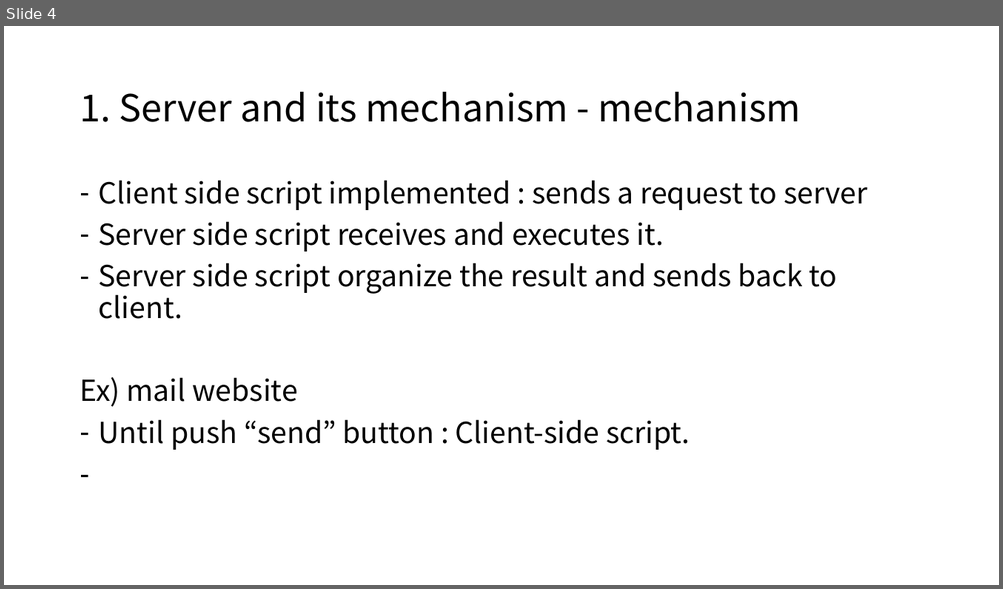
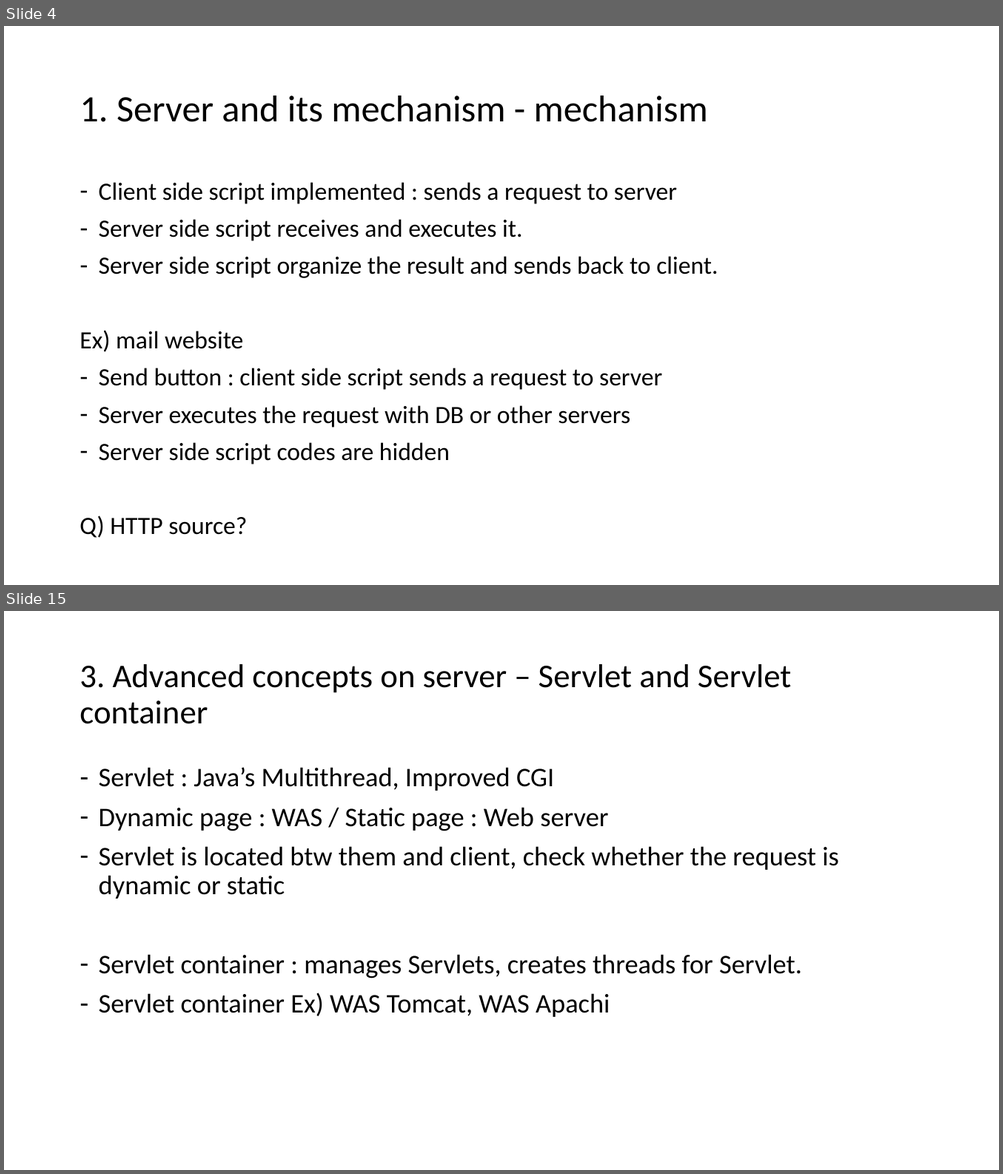
Before and after one commit to GanziDaeyong/self.seminar, a slide deck: SelfSeminar_2_ServerAndServerLanguage.pptx. Shown one above the other, each under a label of ours: slide 4 before the commit, slides 4 and 15 after it; the slides between them are not shown. The pictures are 1003x589 and 1003x1174 pixels, drawn with LibreOffice and Linux fonts; fonts in the diff are those of the drawing. Boxes give left, top, right and bottom in pixels: in the first picture for what was removed or moved away, otherwise in the second. Text is boxed around its words. In the diff, an @@ line names an element or a change of style, - is before the commit and + after.

```diff
--- a/SelfSeminar_2_ServerAndServerLanguage.pptx
+++ b/SelfSeminar_2_ServerAndServerLanguage.pptx
@@ slide 15 added at (4, 611, 999, 1170), background #FFFFFF @@
@@ title added at (79, 664, 791, 724), 32 pt, text #000000 @@
+3. Advanced concepts on server – Servlet and Servlet container
@@ text added at (99, 767, 839, 1017), 26 pt, text #000000 @@
+– Servlet : Java’s Multithread, Improved CGI
+– Dynamic page : WAS / Static page : Web server
+– Servlet is located btw them and client, check whether the request is dynamic or static
+– Servlet container : manages Servlets, creates threads for Servlet.
+– Servlet container Ex) WAS Tomcat, WAS Apachi
@@ slide 4 changed as well @@
@@ title "1. Server and its mechanism ..." at (79, 96, 708, 122): font Noto Sans CJK KR to Calibri @@
@@ text at (79, 182, 717, 352): size 28 to 24 pt, font Noto Sans CJK KR to Calibri in "Client side script implemented : sends a ...", "Server side script receives and executes it.", "Server side script organize the result and ...", "Ex) mail website" @@
@@ text at (79, 368, 662, 538): text changed; size 28 to 24 pt; font Noto Sans CJK KR to Calibri @@
-– Until push “send” button : Client-side script.
+– Send button : client side script sends a request to server
+– Server executes the request with DB or other servers
+– Server side script codes are hidden
+Q) HTTP source?
```
Also in this commit, not shown: 3 other slides changed, 17 other slides added, 5 slides removed, 2 other files.
